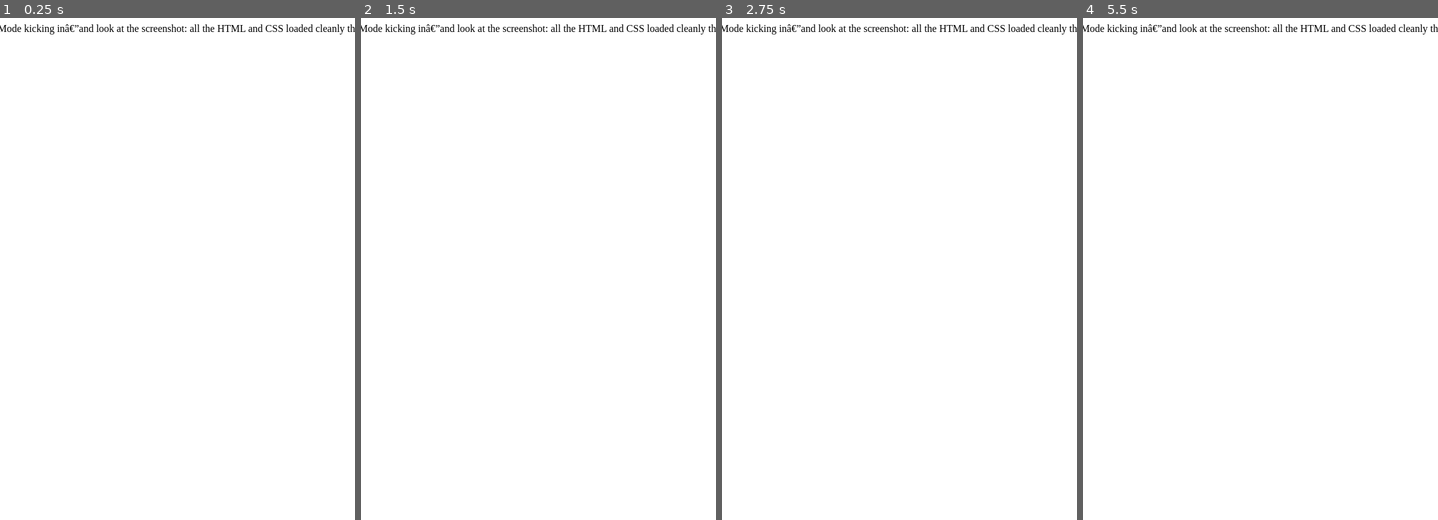
Above: before the commit, frames 1-4 (left to right).
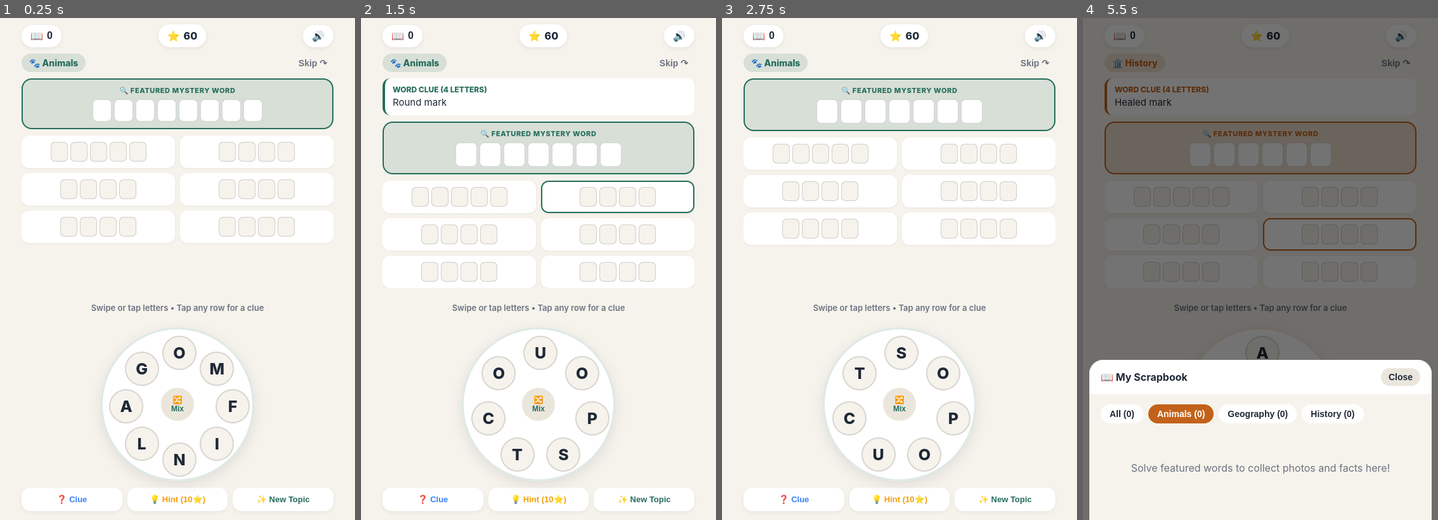
Above: after the commit, the same moments.

Repository: stupidwopdego/games
Game: browser game, page index.html
Same seed, same stepped clock (60 frames per second), same inputs: the game is played once before the commit and once after it.
Inputs (mouse positions are in pixels of both pictures, inside the frame that each line leads up to; where the layout moved, square brackets give the same spot in the first picture):
- Up to frame 1 (0.25 s): no input
- Up to frame 2 (1.5 s): click (673, 63) at 0.27 s, where only the run after the commit has a clickable "Skip ↷"; move the mouse to (538, 203) [538, 319] at 1.07 s; click (616, 153) at 1.27 s
- Up to frame 3 (2.75 s): move the mouse to (835, 188) [746, 218] at 1.67 s; click (977, 198) at 1.87 s; press the mouse at (963, 153) [1052, 193] at 2.27 s; release the mouse at (899, 143) [899, 168] at 2.4 s; click (899, 409) at 2.47 s
- Up to frame 4 (5.5 s): move the mouse to (1306, 223) [1374, 369] at 2.87 s; click (1210, 419) at 3.07 s; move the mouse to (1182, 233) [outside the picture] at 3.47 s; click (1367, 499) at 3.67 s, where only the run after the commit has a clickable "✨ New Topic"; press the mouse at (1260, 143) [1260, 168] at 4.07 s; release the mouse at (1228, 253) [1185, 444] at 4.2 s; click (1338, 193) at 4.27 s; move the mouse to (1352, 213) [outside the picture] at 4.67 s; click (1125, 38) at 4.87 s, where only the run after the commit has a clickable "📖 0"; move the mouse to (1168, 203) [outside the picture] at 5.27 s; click (1182, 414) at 5.47 s, where only the run after the commit has a clickable "Animals (0)"

The runs differ from the first frame. In frame 1, 14% of the frame differs, in the area x 0-100%, y 1-99%; in frame 2, 14%; in frame 3, 14%; in frame 4, 71%, in the area x 0-100%, y 0-100%.
Error before the commit: SyntaxError: Unexpected identifier 'the'

Commit message:
Simplify index.html by removing old instructions
Removed lengthy instructions and added a compact version of the game.

Diff:
--- a/index.html
+++ b/index.html
@@ -1,28 +1,3 @@
-That dark background is just your phone's Dark Mode kicking in—and look at the
-screenshot: all the HTML and CSS loaded cleanly this time (Skip ↷, Swipe or tap
-letters..., and the buttons are all there), which means the <script> at the
-bottom got cut off or broke during the paste on iPhone.
-
-GitHub's mobile editor frequently truncates very long pastes (~850 lines) on
-iPhone!
-
-To fix that for good, here is a much shorter, compact version of the exact same
-game (less than half the lines, with all 24 puzzles, Wikipedia photos/facts,
-Read Aloud, Scrapbook, Hints, and Clues intact—plus a fix so 💡 Hint (10⭐) stays
-on one line and an on-screen error detector just in case).
-
-Quick Steps (Takes 1 Minute)
-
-1.  In Safari on your iPhone, open index.html in your GitHub repo → tap Edit
-    (pencil).
-2.  Select All → Delete so the box is empty.
-3.  Copy & Paste the shorter code below.
-4.  Scroll to the bottom and confirm you see </html> as the very last line, then
-    tap Commit changes.
-5.  Wait ~1 minute and refresh stupidwopdego.github.io.
-
-Compact index.html
-
 <!DOCTYPE html>
 <html lang="en">
 <head>
